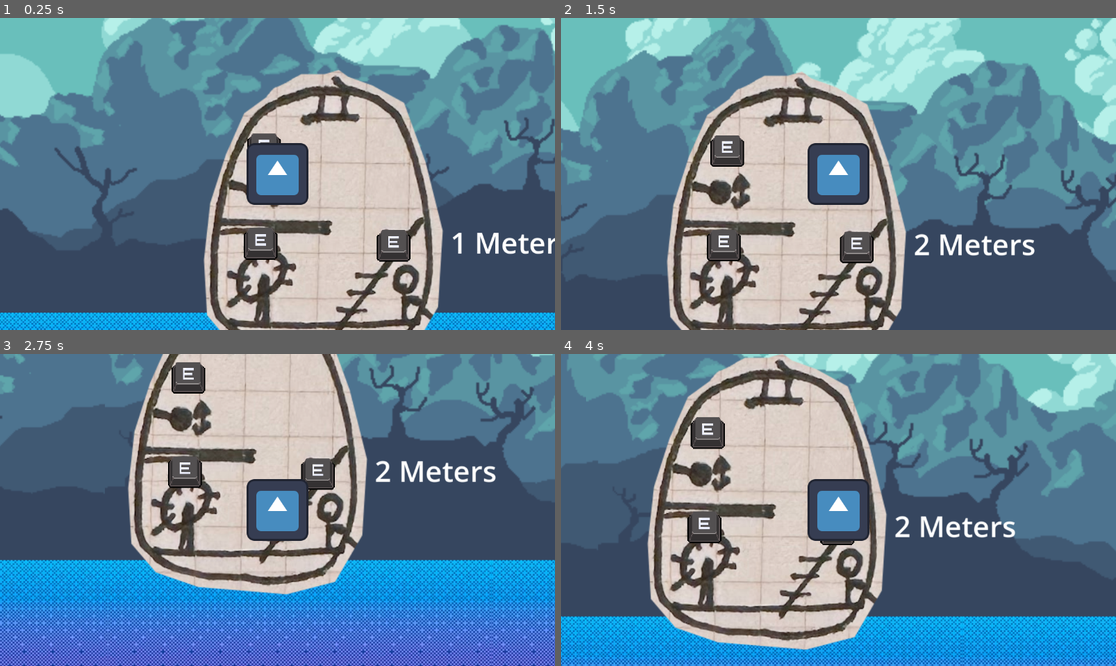
Above: before the commit, frames 1-4 (two rows, left to right).
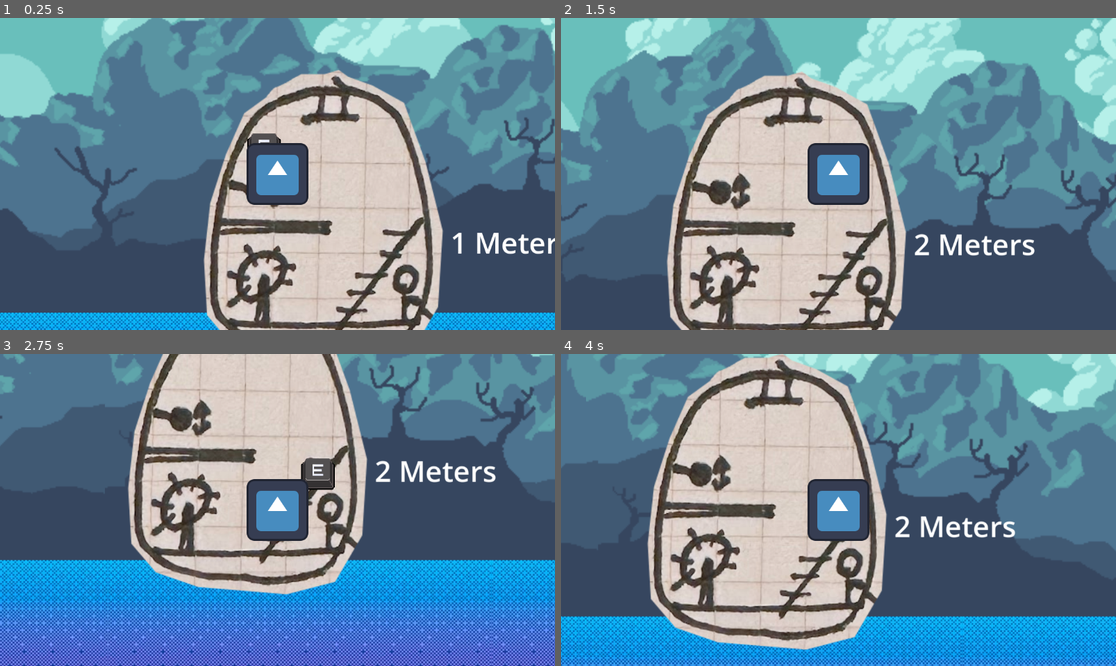
Above: after the commit, the same moments.

Repository: calzila/GGJ_2025
Game: Godot game, scene res://Overworld.tscn
Same seed, same stepped clock (60 frames per second), same inputs: the game is played once before the commit and once after it. The engine's default icon, where the game draws it, is replaced by a stand-in: a white triangle on a blue panel in a dark square.
Inputs:
- Up to frame 1 (0.25 s): no input
- Up to frame 2 (1.5 s): tap Enter (ui_accept) at 0.5, 0.77 s; hold D (move_right) from 0.53 s (still down)
- Up to frame 3 (2.75 s): tap Enter (ui_accept) at 1.52 s; release D (move_right) at 2.03 s; hold A (move_left) from 2.03 s (still down)
- Up to frame 4 (4 s): release A (move_left) at 2.78 s; hold D (move_right) from 2.78 s (still down); tap Enter (ui_accept) at 3.02, 3.77 s

The runs differ from the first frame. In frame 1, 1.0% of the frame differs, in the area x 43-74%, y 67-79%; in frame 2, 1.5%, in the area x 26-57%, y 37-79%; in frame 3, 1.1%; in frame 4, 1.2%.

Commit message:
Setting up basic interaction notifications on the grabber components

Diff:
--- a/TheSub.tscn
+++ b/TheSub.tscn
@@ -78,11 +78,14 @@
 position = Vector2(-14.25, 10.25)
 shape = SubResource("RectangleShape2D_d02f1")
 
-[node name="Area2D_Button2" parent="." instance=ExtResource("4_0fm0l")]
+[node name="Area2D_Button2" parent="." node_paths=PackedStringArray("theSub") instance=ExtResource("4_0fm0l")]
 position = Vector2(-125, -222)
+theSub = NodePath("..")
 
-[node name="Area2D_Button3" parent="." instance=ExtResource("4_0fm0l")]
+[node name="Area2D_Button3" parent="." node_paths=PackedStringArray("theSub") instance=ExtResource("4_0fm0l")]
 position = Vector2(-132, -26)
+theSub = NodePath("..")
 
-[node name="Area2D_Button3" parent="Area2D_Button3" instance=ExtResource("4_0fm0l")]
-position = Vector2(276, 4)
+[node name="Area2D_Button4" parent="." node_paths=PackedStringArray("theSub") instance=ExtResource("4_0fm0l")]
+position = Vector2(144, -22)
+theSub = NodePath("..")
--- /dev/null
+++ b/grabber.gd
@@ -0,0 +1,23 @@
+extends Area2D
+
+var player
+@export var theSub: Node
+
+
+# Called when the node enters the scene tree for the first time.
+func _ready() -> void:
+	pass # Replace with function body.
+
+
+
+# Called every frame. 'delta' is the elapsed time since the previous frame.
+func _process(delta: float) -> void:
+
+	if player == null and theSub.player != null:
+		player = theSub.player
+
+
+	if overlaps_body(player):
+		$E.visible = true
+	else:
+		$E.visible = false
--- a/grabber.tscn
+++ b/grabber.tscn
@@ -1,11 +1,13 @@
-[gd_scene load_steps=3 format=3 uid="uid://dafcx4ij3nrfj"]
+[gd_scene load_steps=4 format=3 uid="uid://dafcx4ij3nrfj"]
 
+[ext_resource type="Script" path="res://grabber.gd" id="1_2m0j4"]
 [ext_resource type="Texture2D" uid="uid://rsmtrygw12jj" path="res://E.png" id="1_6qw0u"]
 
 [sub_resource type="RectangleShape2D" id="RectangleShape2D_7wpya"]
 size = Vector2(106, 90)
 
 [node name="Area2D_Button" type="Area2D"]
+script = ExtResource("1_2m0j4")
 
 [node name="Button_Surface2" type="CollisionShape2D" parent="."]
 position = Vector2(0, -45)
